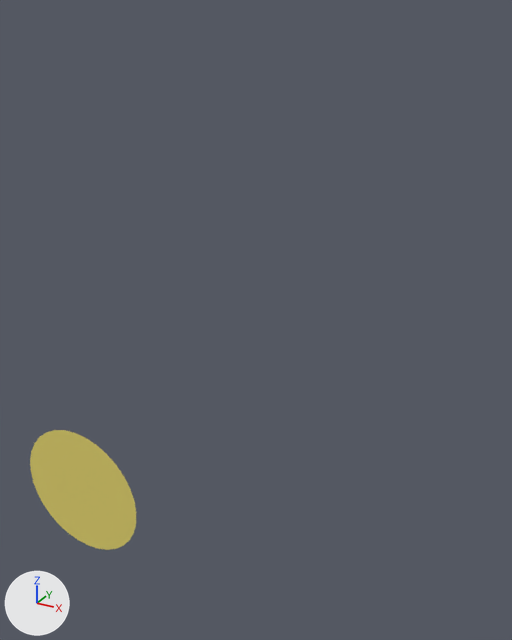
A saved change to the OBJ model Example Space Game/blends/Models/Circle.obj.
Rendered twice from a 50 mm camera at (6.32, -6.21, 6.44) aimed at (1.71, 2.18, 2.25). Lighting does not change. The marker at lower left points along +X, +Y and +Z. Where no turn or scale is listed for an object, it has been applied to the vertices.

The scene before the commit, as lines of its bpy script (objects in view):
```python
me_circle = bpy.data.meshes.new('Circle')
me_circle.from_pydata(...)  # 33 vertices, 32 faces; spans x -1.0..1.0, y 0.0, z -1.0..1.0
me_circle.materials.append(mat_material_001)  # yellow #e7d86f
ob_circle = bpy.data.objects.new('Circle', me_circle)
ob_circle.location = (0.0, 0.0, 0.0)
```
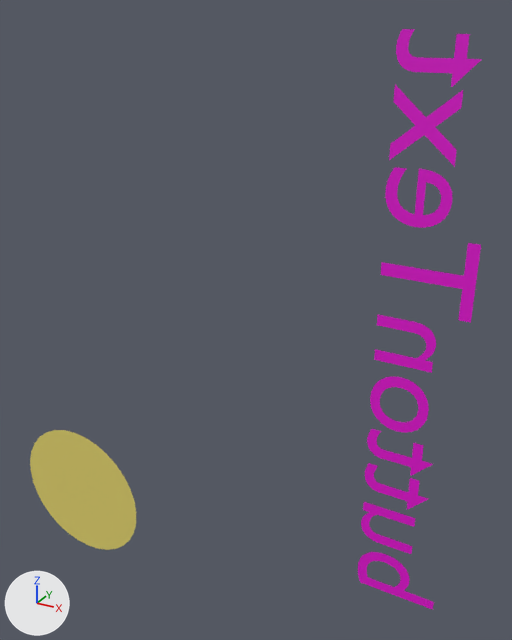
Where the change shows, as pixel boxes [x1, y1, x2, y2] in the pictures (512 x 640 px):
'testButtonText', added (pink)
    after: [358, 29, 482, 610]

The edits, one by one:
Material 'Material.004' (mat_material_004) is new.
Its base color is (0.801, 0.0, 0.674) (pink #e700d6).
Mesh me_testbuttontext is new.
It has 602 vertices, 588 faces and spans x 3.06..4.5, y 3.59, z -3.31..6.19.
It uses material mat_material_004 (pink #e700d6).
Object 'testButtonText' (ob_testbuttontext) is new; it shows me_testbuttontext.
Its location is (0.0, 0.0, 0.0).
